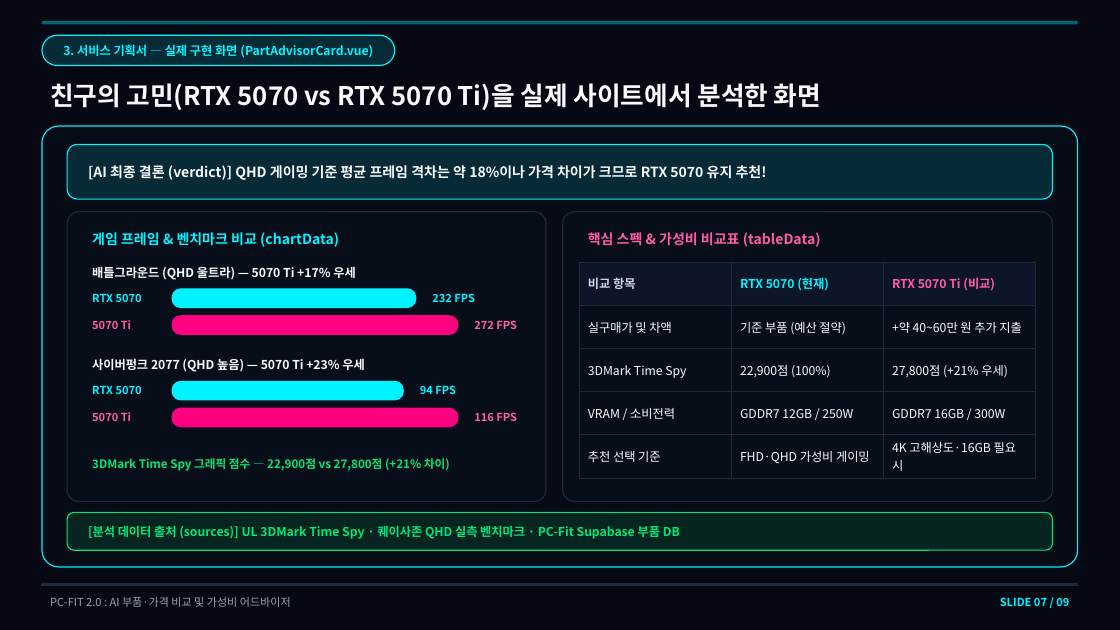
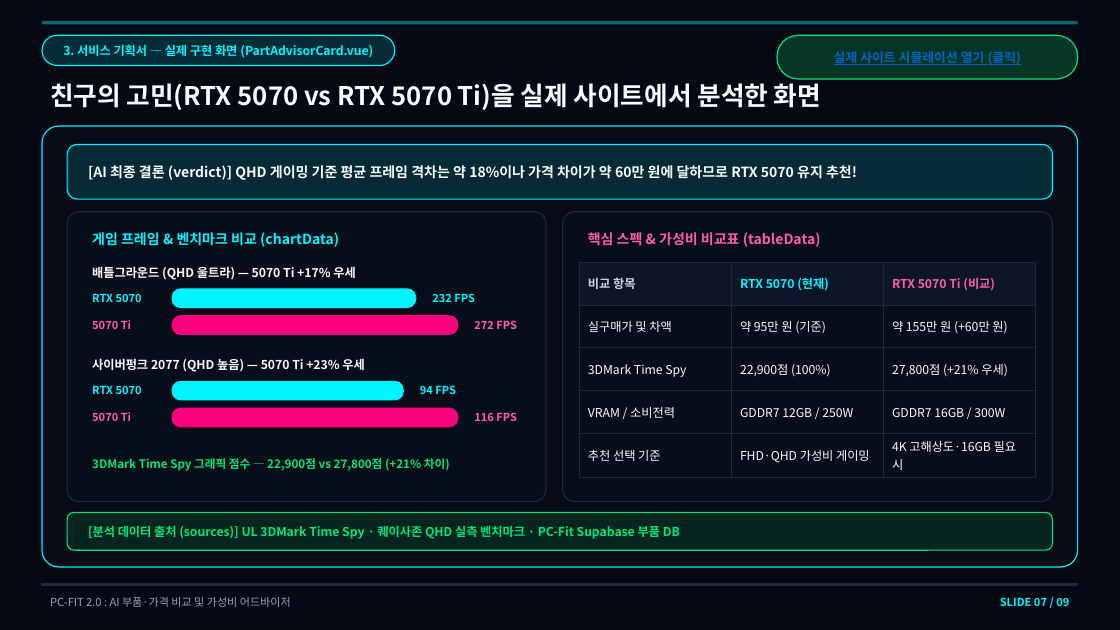
Before and after one commit to tjandud/pc-fit, a slide deck: slide 7 of PC-FIT_2학기_발표자료.pptx. Drawn at 1120x630 pixels with LibreOffice and Linux fonts; fonts in the diff are those of the drawing. Boxes give left, top, right and bottom in pixels: in the first picture for what was removed or moved away, otherwise in the second. Text is boxed around its words. In the diff, an @@ line names an element or a change of style, - is before the commit and + after.

```diff
--- a/PC-FIT_2학기_발표자료.pptx
+++ b/PC-FIT_2학기_발표자료.pptx
@@ rounded rectangle added at [777, 35, 1078, 79], fill #00E676 at 20% opacity, outline #00E676 1 pt @@
@@ text added at [834, 51, 1021, 65], 11 pt, text #0563C1, bold, underline @@
+실제 사이트 시뮬레이션 열기 (클릭)
@@ text at [88, 165, 857, 180]: text changed @@
-[AI 최종 결론 (verdict)] QHD 게이밍 기준 평균 프레임 격차는 약 18%이나 가격 차이가 크므로 RTX 5070 유지 추천!
+[AI 최종 결론 (verdict)] QHD 게이밍 기준 평균 프레임 격차는 약 18%이나 가격 차이가 약 60만 원에 달하므로 RTX 5070 유지 추천!
@@ table at [580, 262, 1036, 476] @@
-row 2, column 2: 기준 부품 (예산 절약)
+row 2, column 2: 약 95만 원 (기준)
-row 2, column 3: +약 40~60만 원 추가 지출
+row 2, column 3: 약 155만 원 (+60만 원)
```
Also in this commit, not shown: 3 other slides changed.
